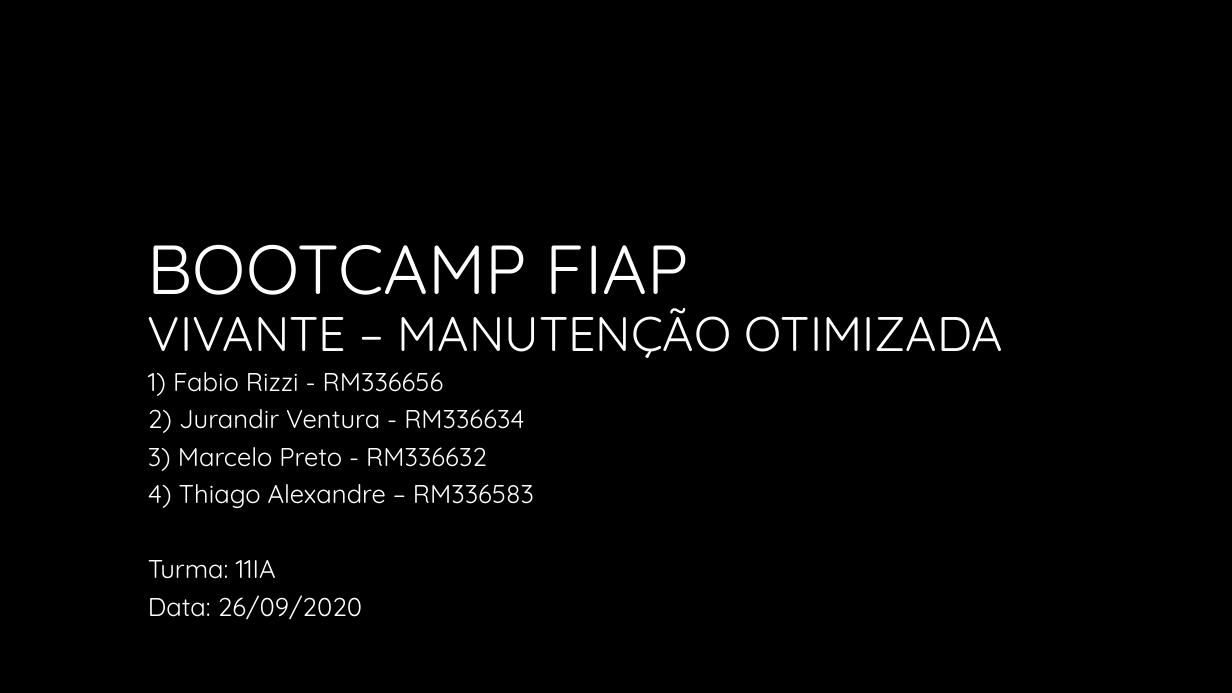
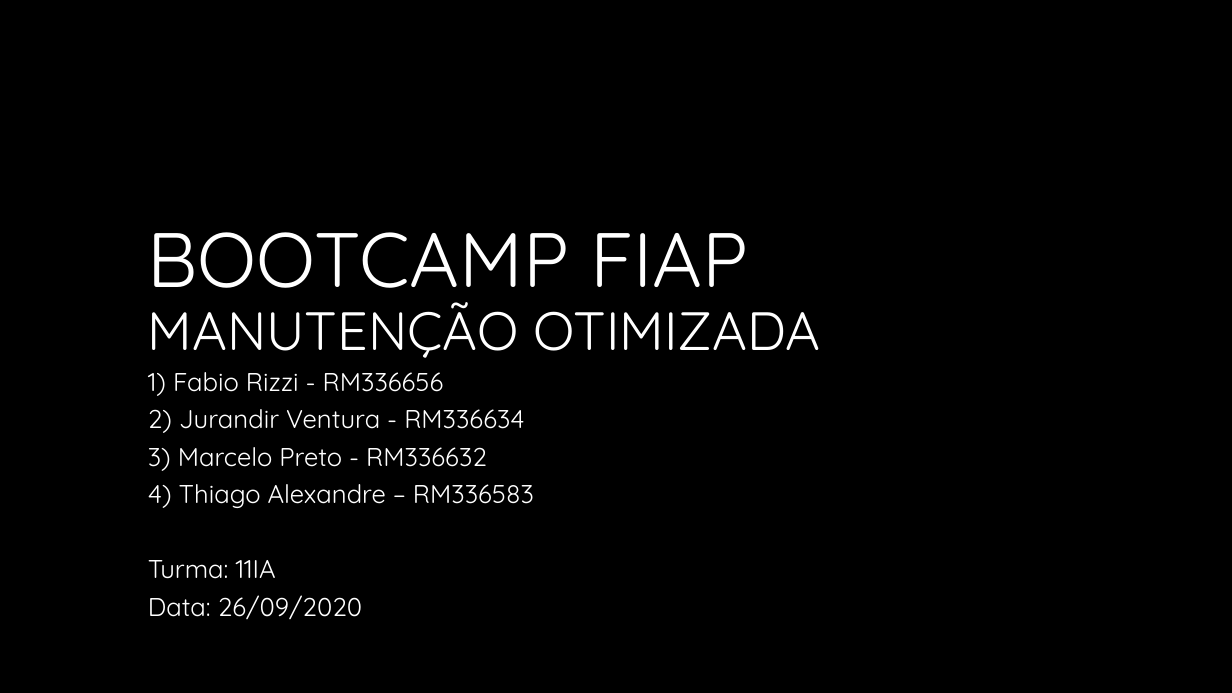
Before and after one commit to fiapIA/bootcamp, a slide deck: slide 1 of pitch/Bootcamp_Pitch_Vivante_FJMT_R-0.pptx. Drawn at 1232x693 pixels with LibreOffice and Linux fonts; fonts in the diff are those of the drawing; background and template pictures are left out. Boxes give left, top, right and bottom in pixels: in the first picture for what was removed or moved away, otherwise in the second. Text is boxed around its words. In the diff, an @@ line names an element or a change of style, - is before the commit and + after.

```diff
--- a/pitch/Bootcamp_Pitch_Vivante_FJMT_R-0.pptx
+++ b/pitch/Bootcamp_Pitch_Vivante_FJMT_R-0.pptx
@@ title at [148,232,820,358]: text changed; size 37.8 to 42 pt @@
-BOOTCAMP FIAP
-VIVANTE – MANUTENÇÃO OTIMIZADA
+BOOTCAMP FIAP
+MANUTENÇÃO OTIMIZADA
```
Also in this commit, not shown: 1 other slide changed, 5 slides added, 4 slides removed, 1 other file.
